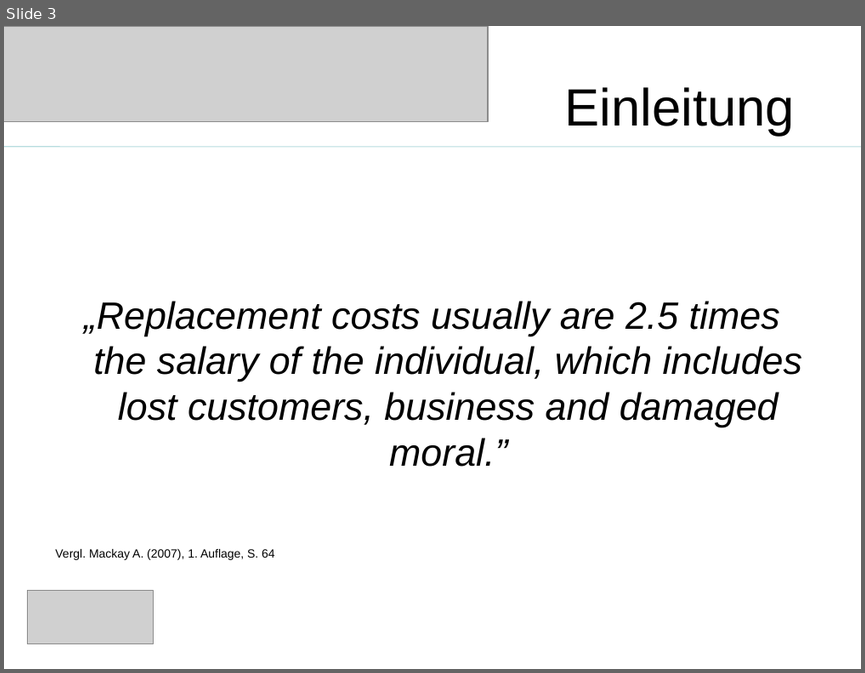
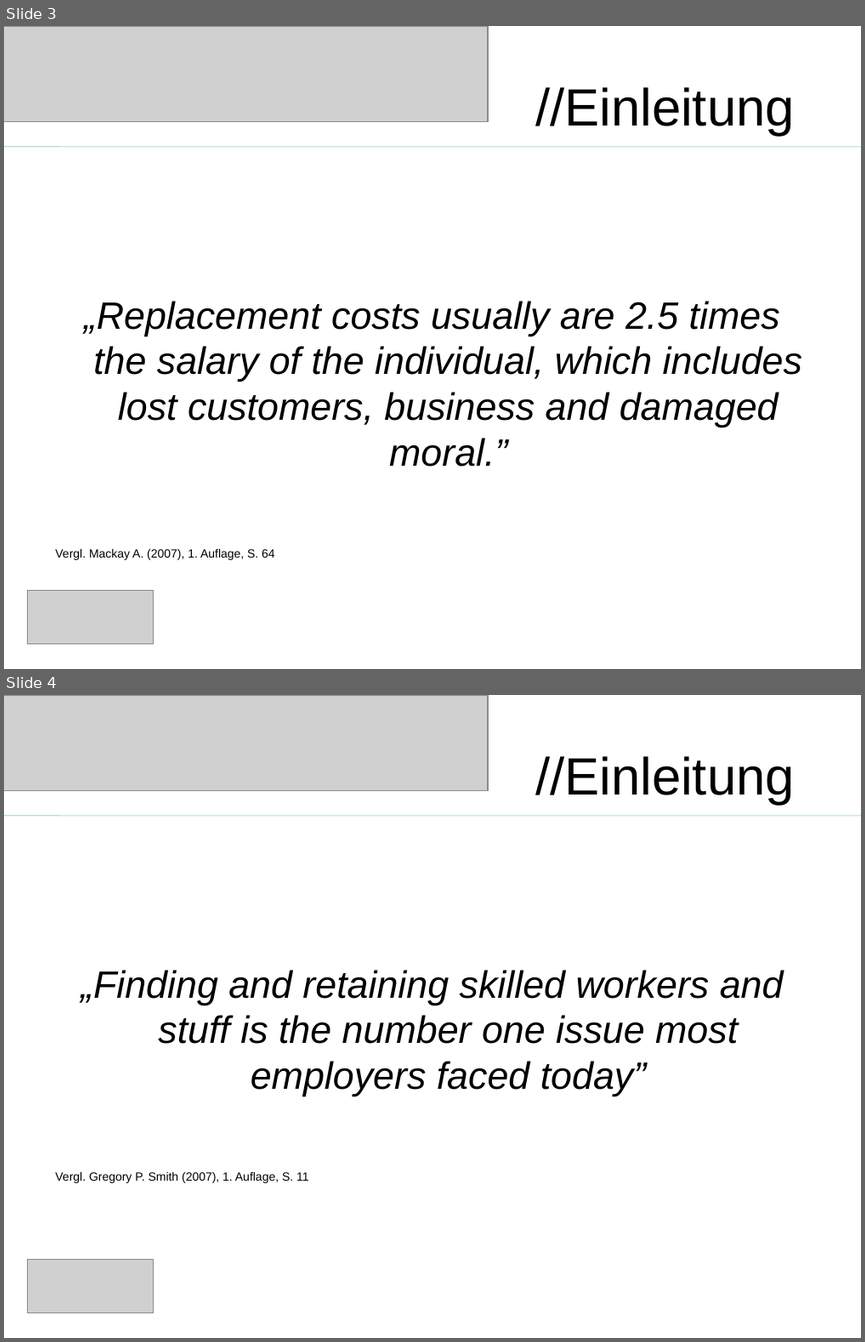
Before and after one commit to saw303/masterstudy, a slide deck: disposition/Präsentation.ppt. Shown one above the other, each under a label of ours: slide 3 before the commit, slides 3 and 4 after it. The pictures are 865x673 and 865x1342 pixels, drawn with LibreOffice and Linux fonts; fonts in the diff are those of the drawing; grey boxes stand for pictures. Boxes give left, top, right and bottom in pixels: in the first picture for what was removed or moved away, otherwise in the second. Text is boxed around its words. In the diff, an @@ line names an element or a change of style, - is before the commit and + after.

```diff
--- a/disposition/Präsentation.ppt
+++ b/disposition/Präsentation.ppt
@@ slide 4 added at (4,695,861,1338), background #FFFFFF @@
@@ picture added at (4,695,488,790) @@
@@ title added at (535,756,794,805), 44 pt, text #000000 @@
+//Einleitung
@@ line added from (4, 816) to (861, 816), #B6DCDF 0.74 pt @@
@@ text added at (55,970,783,1183), 32 pt, text #000000, italic @@
+„Finding and retaining skilled workers and stuff is the number one issue most employers faced today”
+Vergl. Gregory P. Smith (2007), 1. Auflage, S. 11
@@ picture added at (27,1259,153,1313) @@
@@ slide 3 changed as well @@
@@ title at (535,87,794,136): text changed @@
-Einleitung
+//Einleitung
```
Also in this commit, not shown: 9 other slides changed, 7 other slides added, 5 slides removed, 1 other file.
